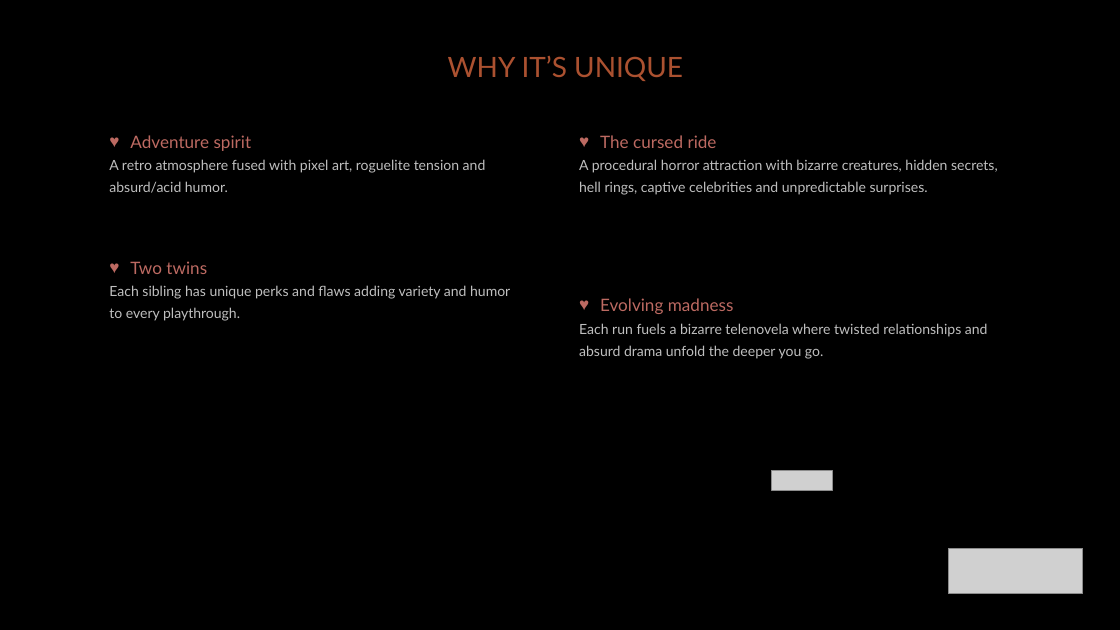
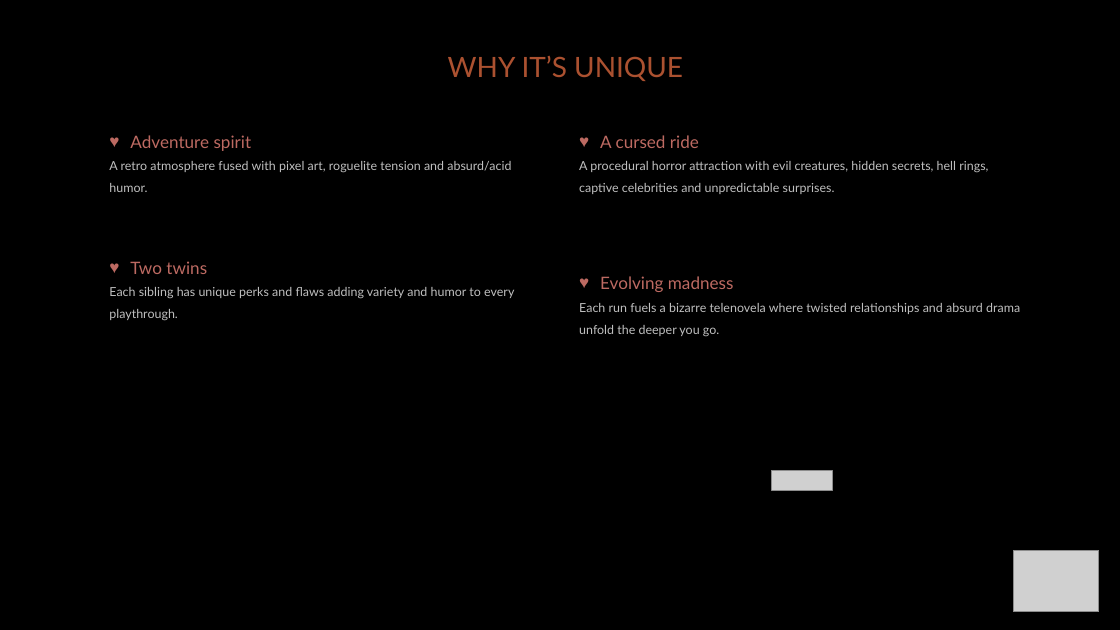
Before and after one commit to diegohcanepa/Remizione, a slide deck: slide 3 of Pitch Deck.pptx. Drawn at 1120x630 pixels with LibreOffice and Linux fonts; fonts in the diff are those of the drawing; grey boxes stand for pictures; background and template pictures are left out. Boxes give left, top, right and bottom in pixels: in the first picture for what was removed or moved away, otherwise in the second. Text is boxed around its words. In the diff, an @@ line names an element or a change of style, - is before the commit and + after.

```diff
--- a/Pitch Deck.pptx
+++ b/Pitch Deck.pptx
@@ subtitle at (579, 135, 988, 194): text changed; size 9 to 8 pt @@
-♥ The cursed ride
-A procedural horror attraction with bizarre creatures, hidden secrets, hell rings, captive celebrities and unpredictable surprises.
+♥ A cursed ride
+A procedural horror attraction with evil creatures, hidden secrets, hell rings, captive celebrities and unpredictable surprises.
@@ text at (109, 161, 511, 192): size 9 to 8 pt in "A retro atmosphere fused with pixel art, ..." @@
@@ text "Evolving madness": place and size @@
-text "Evolving madness" at (579, 298, 988, 359)
+text "Evolving madness" at (579, 276, 1020, 337)
@@ text at (109, 287, 514, 321): size 9 to 8 pt @@
@@ text at (579, 303, 1020, 337): size 9 to 8 pt in "Each run fuels a bizarre telenovela where ..." @@
@@ picture removed at (949, 548, 1083, 594) @@
@@ picture added at (1014, 550, 1099, 612) @@
```
Also in this commit, not shown: 12 other slides changed, 1 slide removed, 18 other files.
